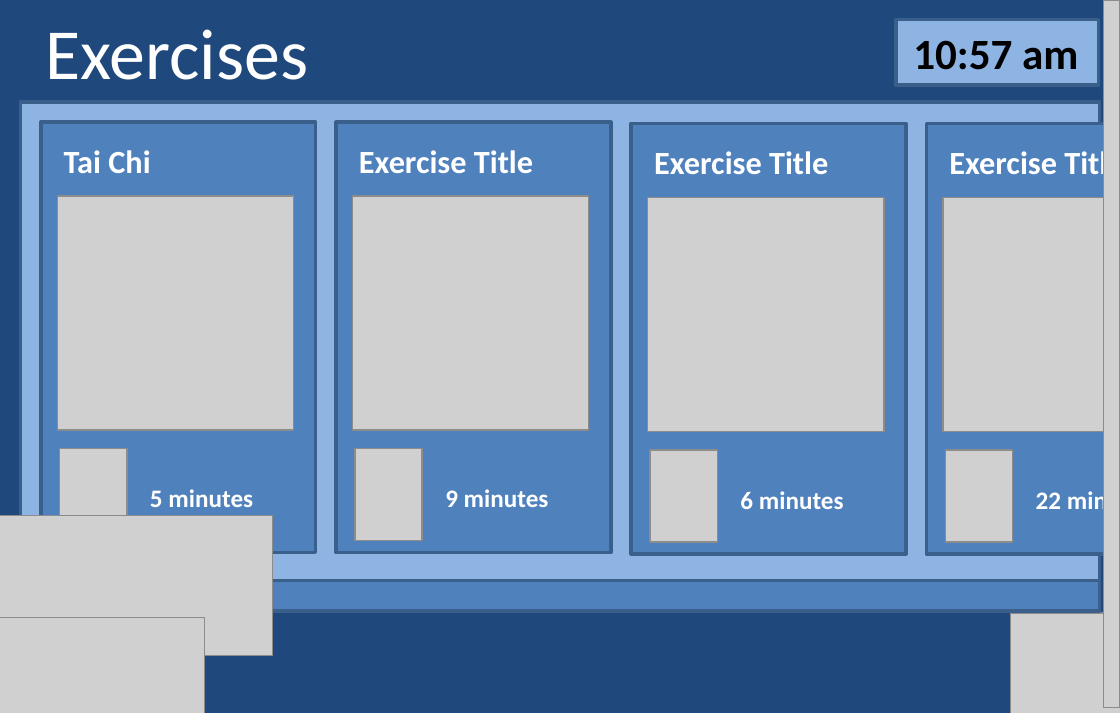
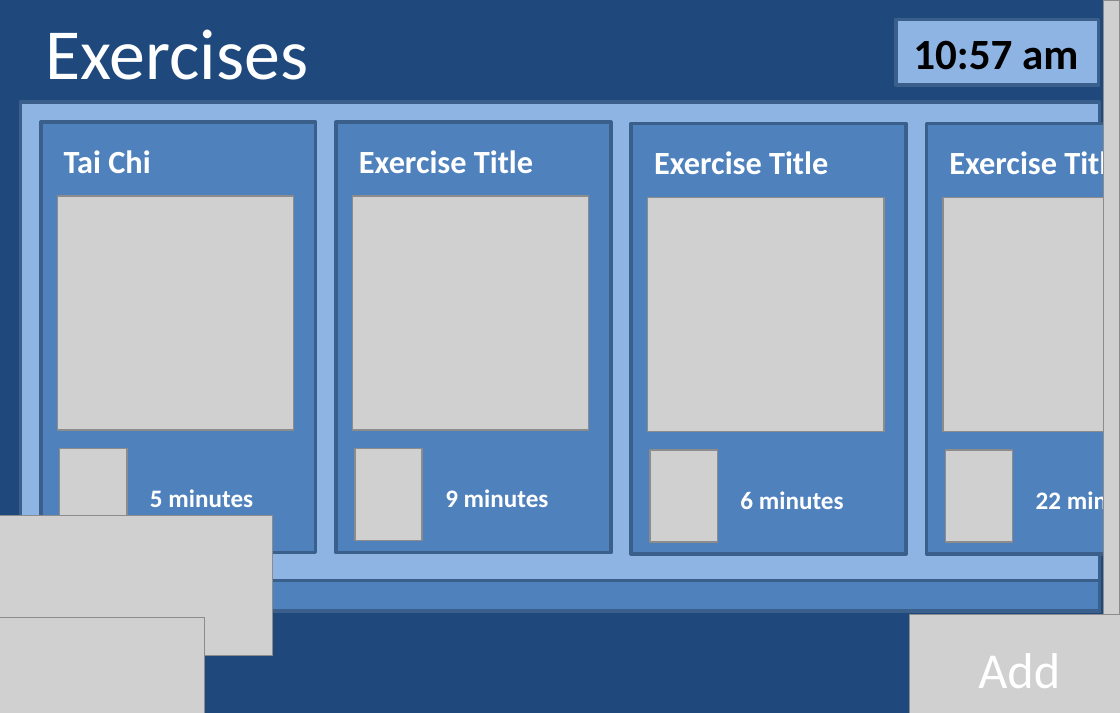
Before and after one commit to Gordo851/Design, a slide deck: slide 2 of story_board.pptx. Drawn at 1120x713 pixels with LibreOffice and Linux fonts; fonts in the diff are those of the drawing; grey boxes stand for pictures. Boxes give left, top, right and bottom in pixels: in the first picture for what was removed or moved away, otherwise in the second. Text is boxed around its words. In the diff, an @@ line names an element or a change of style, - is before the commit and + after.

```diff
--- a/story_board.pptx
+++ b/story_board.pptx
@@ picture added at (909, 614, 1120, 713) @@
@@ picture removed at (1010, 613, 1120, 713) @@
@@ text added at (978, 653, 1060, 688), 28 pt, text #FFFFFF @@
+Add
```
Also in this commit, not shown: 6 other slides changed, 3 slides added, 1 slide removed.
